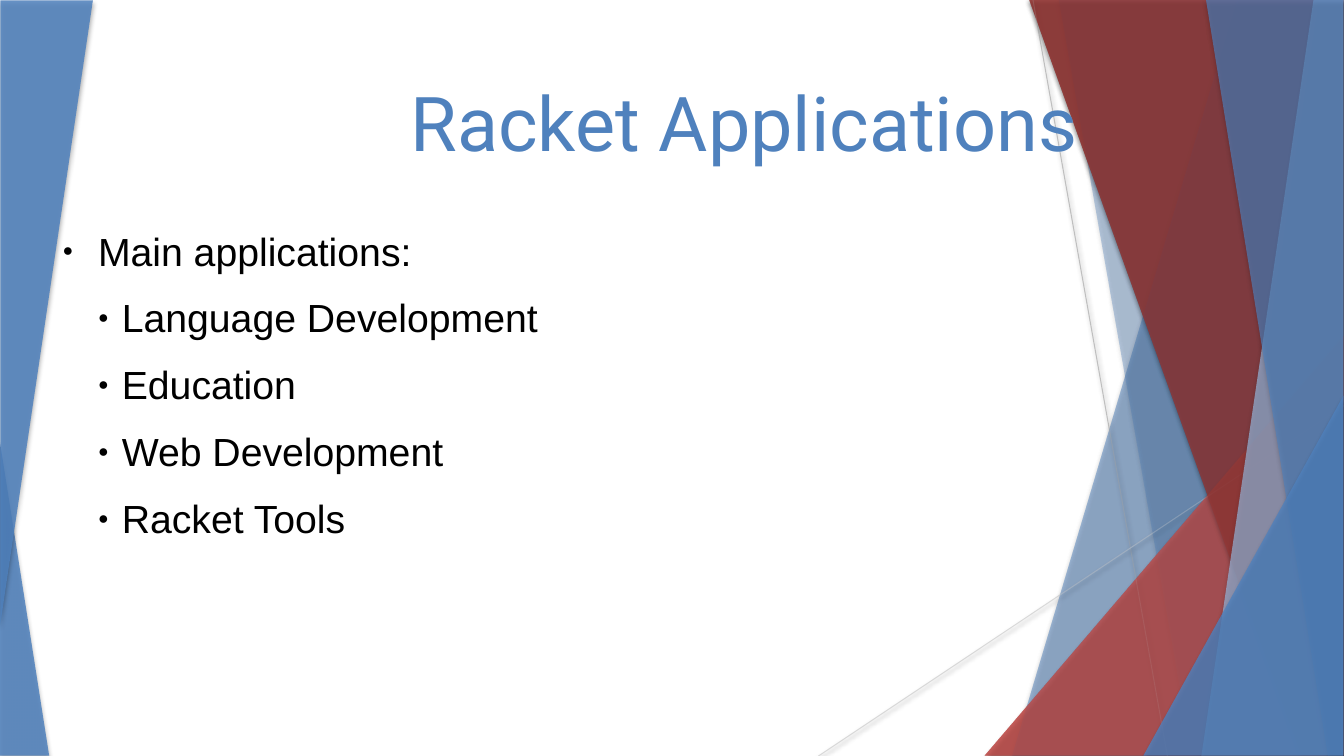
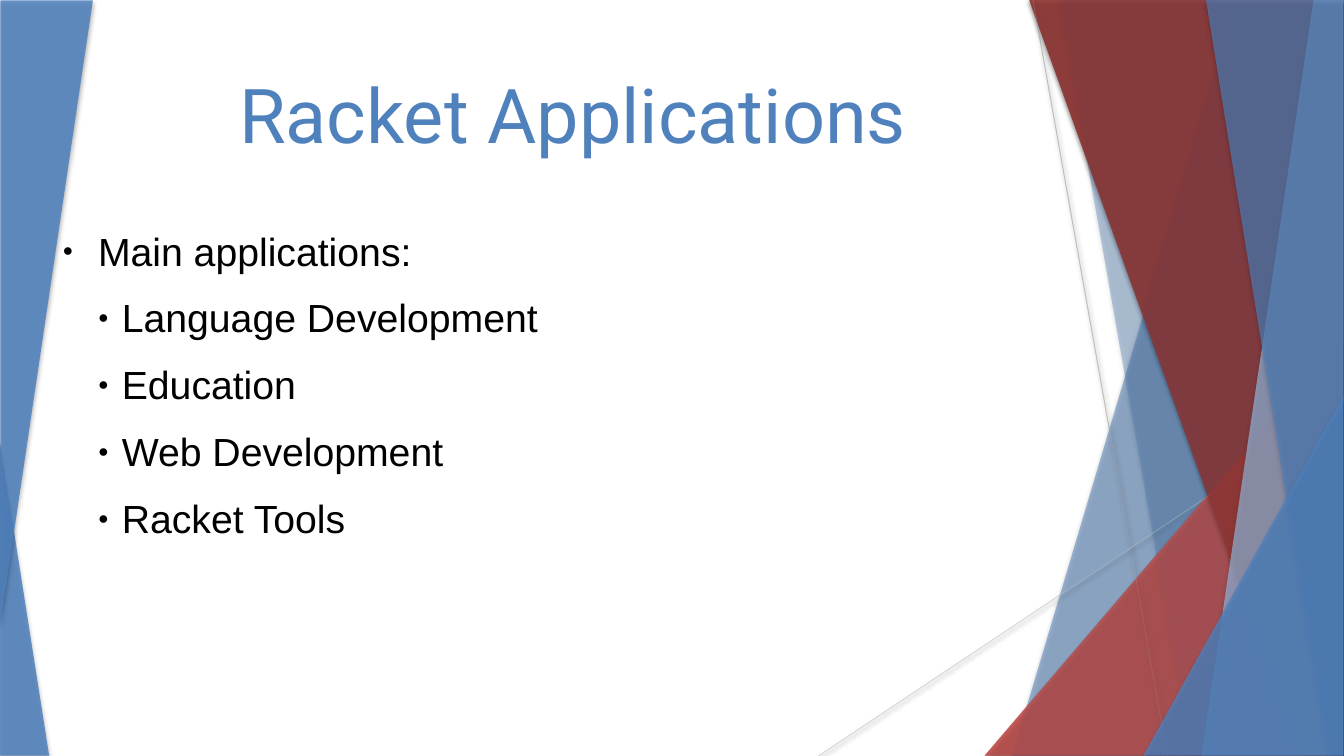
Before and after one commit to stevester94/CSC201_Project, a slide deck: slide 14 of CSC201Sec3Proj3Team4.pptx. Drawn at 1344x756 pixels with LibreOffice and Linux fonts; fonts in the diff are those of the drawing. Boxes give left, top, right and bottom in pixels: in the first picture for what was removed or moved away, otherwise in the second. Text is boxed around its words. In the diff, an @@ line names an element or a change of style, - is before the commit and + after.

```diff
--- a/CSC201Sec3Proj3Team4.pptx
+++ b/CSC201Sec3Proj3Team4.pptx
@@ text "Racket Applications" rewrapped from (x1=411, y1=82, x2=1077, y2=169) to (x1=239, y1=86, x2=905, y2=159) @@
```
Also in this commit, not shown: 12 other slides changed.
